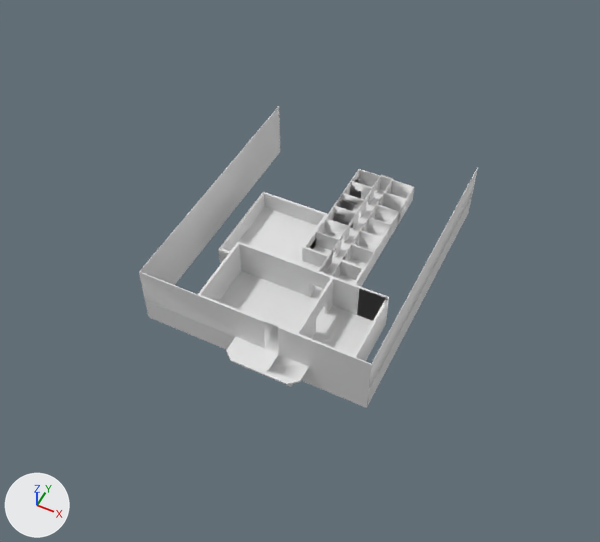
Renders of the FBX model Assets/Models/Hospital/Hospital.fbx from each side of a commit.
Rendered twice from a 50 mm lens placed at (51.5, -88.8, 126.9), pointed at (-1.6, 17.4, -5.9). The axes (+X, +Y, +Z) are drawn at lower left. The lights are the same throughout. Vertices at the same position are counted once.

In view in the first picture: 'Hospital'.
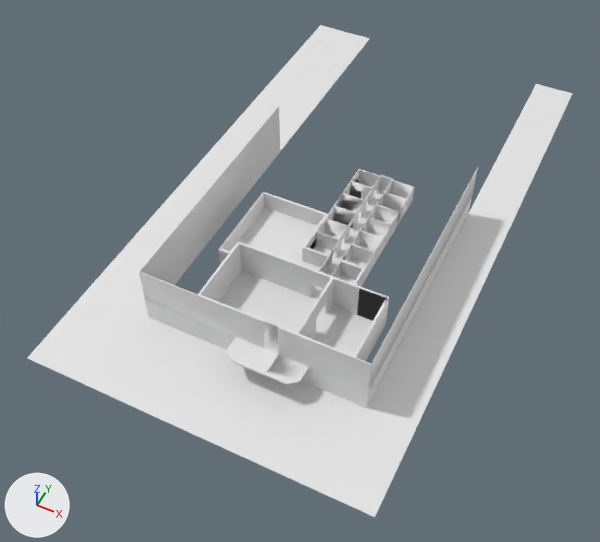
The edits, one by one:
me_cube_001 is used by ob_hospital; location (-0.1, 0.0, 1.0).
me_cube_001 had 1005 vertices, 1177 faces and spanned x -20.1..26.1, y -16.2..44.1, z -1.0..12.2.
me_cube_001 now has 1053 vertices, 1228 faces and spans x -35.0..35.5, y -29.6..97.2, z -1.1..12.2.
Part 1, on me_cube_001:
6 faces are deleted.
20 vertices are added at x -35.0..26.1, y -29.6..-11.0, z -1.1..-1.0.
11 new vertices lie (0.0, -18.4, 0.0) away from vertices in x -20.1..26.1, y -11.2, z -1.1..-1.0.
5 new vertices lie (0.0, -18.4, 0.0) away from vertices in x 5.7..26.0, y -11.2, z -1.1.
6 new vertices lie (0.0, 108.4, 0.0) away from vertices in x -35.0..26.1, y -11.2, z -1.1..-1.0.
6 new vertices lie (9.4, 0.0, 0.0) away from vertices in x 26.1, y -29.6..97.2, z -1.1..-1.0.
57 new faces join them.

Location of each change, [x1, y1, x2, y2] in pixels of the pictures (600 x 542 px):
'Hospital', reshaped (61% wider, 63% taller): before [139, 106, 478, 408]; after [27, 25, 572, 517]
part 1 of me_cube_001, built on: after [27, 25, 572, 517]
